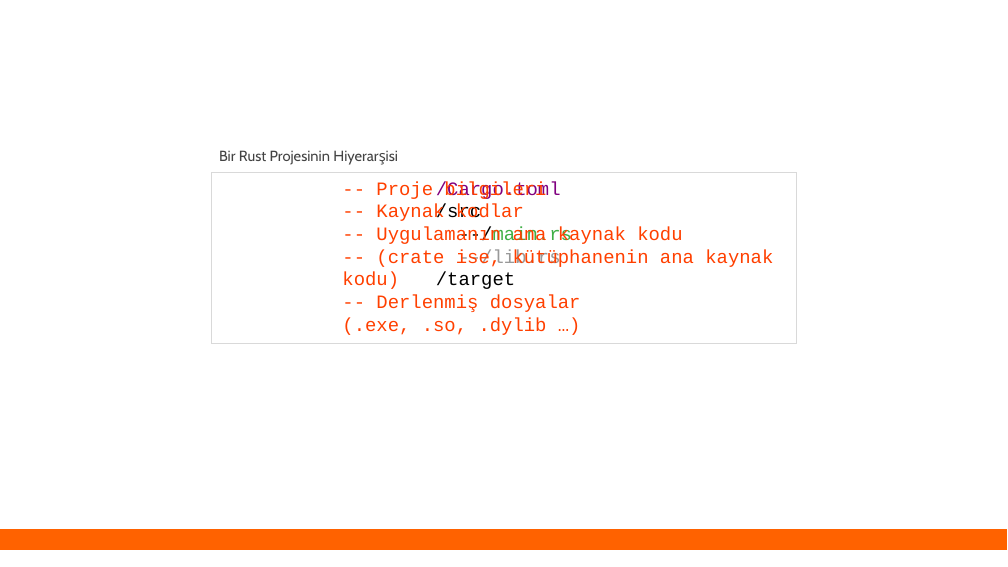
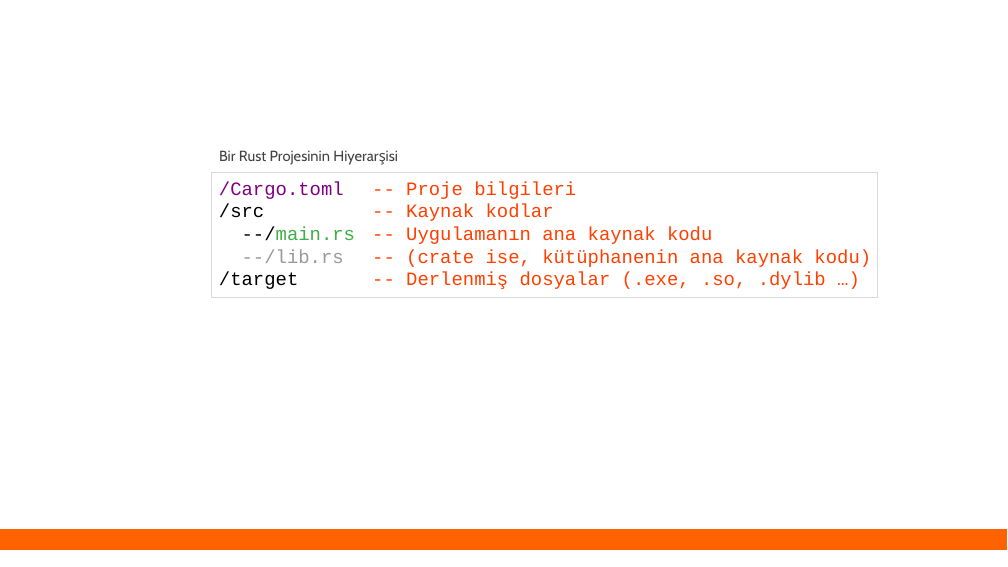
Before and after one commit to eminfedar/rust-tr-ders-slaytlari, a slide deck: slide 7 of rust_egitim_1_giris.odp. Drawn at 1008x567 pixels with LibreOffice and Linux fonts; fonts in the diff are those of the drawing. Boxes give left, top, right and bottom in pixels: in the first picture for what was removed or moved away, otherwise in the second. Text is boxed around its words. In the diff, an @@ line names an element or a change of style, - is before the commit and + after.

```diff
--- a/rust_egitim_1_giris.odp
+++ b/rust_egitim_1_giris.odp
@@ rectangle "/Cargo.toml": place and size @@
-rectangle "/Cargo.toml" at (212, 172, 797, 343)
+rectangle "/Cargo.toml" at (212, 172, 879, 298)
@@ text "-- Proje bilgileri" rewrapped from (342, 181, 773, 335) to (406, 181, 871, 289) @@
```
Also in this commit, not shown: 1 other file.
